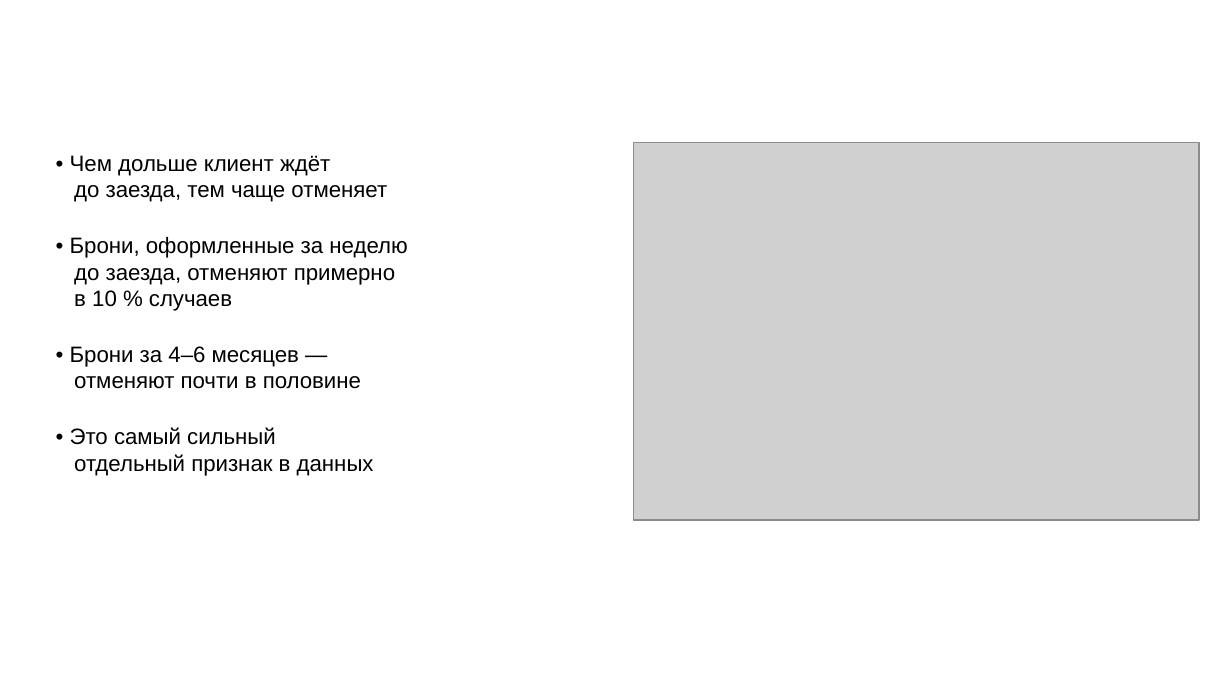
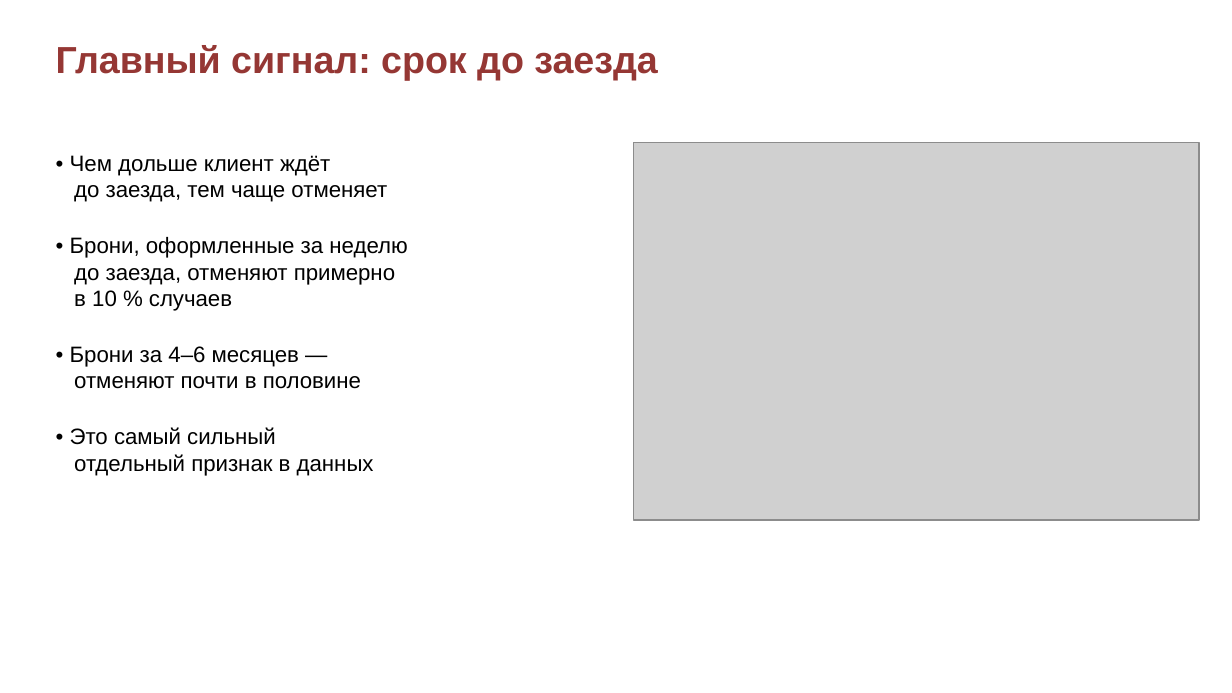
Before and after one commit to vitasha10/spbu2-project-sem2-ai, a slide deck: slide 5 of docs/presentation.pptx. Drawn at 1232x693 pixels with LibreOffice and Linux fonts; fonts in the diff are those of the drawing; grey boxes stand for pictures; background and template pictures are left out. Boxes give left, top, right and bottom in pixels: in the first picture for what was removed or moved away, otherwise in the second. Text is boxed around its words. In the diff, an @@ line names an element or a change of style, - is before the commit and + after.

```diff
--- a/docs/presentation.pptx
+++ b/docs/presentation.pptx
@@ text added at (56, 45, 657, 80), 22 pt, text #953734, bold @@
+Главный сигнал: срок до заезда
```
Also in this commit, not shown: 12 other slides changed, 1 other file.
